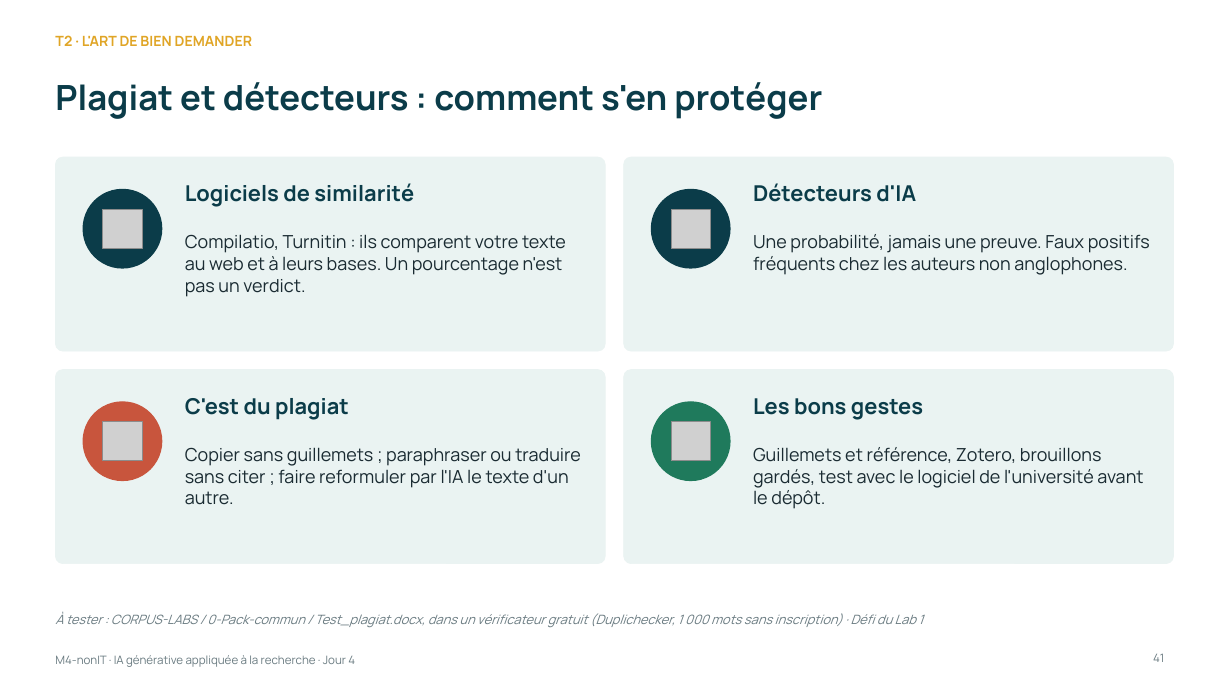
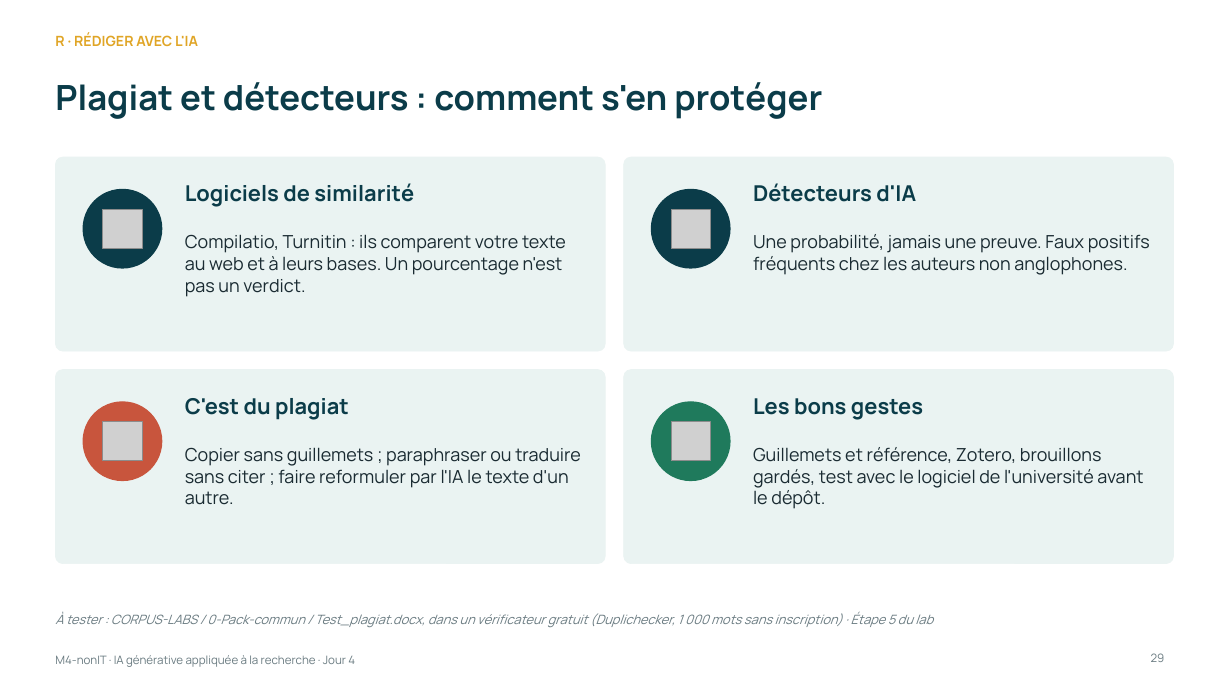
Before and after one commit to Amevi-isi/formation-chercheur-univ, a slide deck: slide 29 of module4_nonIT/M4-nonIT_IA_generative_appliquee.pptx (slide 41 before the commit). Drawn at 1232x693 pixels with LibreOffice and Linux fonts; fonts in the diff are those of the drawing; grey boxes stand for pictures. Boxes give left, top, right and bottom in pixels: in the first picture for what was removed or moved away, otherwise in the second. Text is boxed around its words. In the diff, an @@ line names an element or a change of style, - is before the commit and + after.

```diff
--- a/module4_nonIT/M4-nonIT_IA_generative_appliquee.pptx
+++ b/module4_nonIT/M4-nonIT_IA_generative_appliquee.pptx
@@ text at [55, 32, 198, 46]: text changed @@
-T2 · L'ART DE BIEN DEMANDER
+R · RÉDIGER AVEC L'IA
@@ text at [55, 612, 933, 627]: text changed @@
-À tester : CORPUS-LABS / 0-Pack-commun / Test_plagiat.docx, dans un vérificateur gratuit (Duplichecker, 1 000 mots sans inscription) · Défi du Lab 1
+À tester : CORPUS-LABS / 0-Pack-commun / Test_plagiat.docx, dans un vérificateur gratuit (Duplichecker, 1 000 mots sans inscription) · Étape 5 du lab
@@ page number at [1151, 653, 1165, 662]: text changed @@
-41
+29
```
Also in this commit, not shown: 15 other slides changed, 3 slides added, 12 slides removed.
